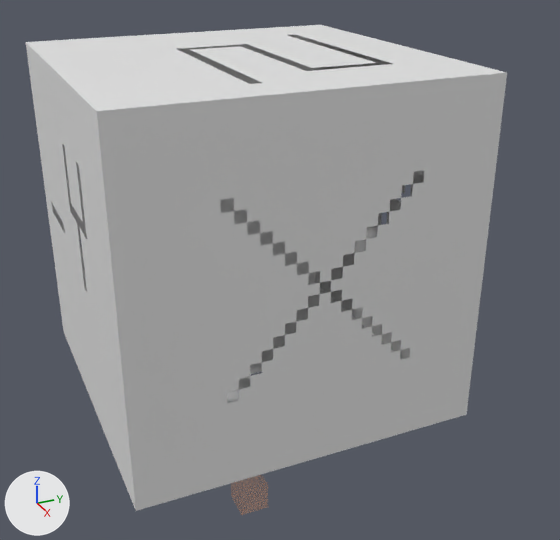
Two versions of the OBJ model scene/exported_scene.obj, one commit apart.
One viewpoint serves both versions: a camera (50 mm lens) standing at (608.0, -238.0, 254.0) and looking at (-26.0, 47.0, -62.0). The axes (+X, +Y, +Z) are drawn at lower left. The lights are the same throughout. Where no turn or scale is listed for an object, it has been applied to the vertices.

The first picture shows 'Cube', 'smallCube'.
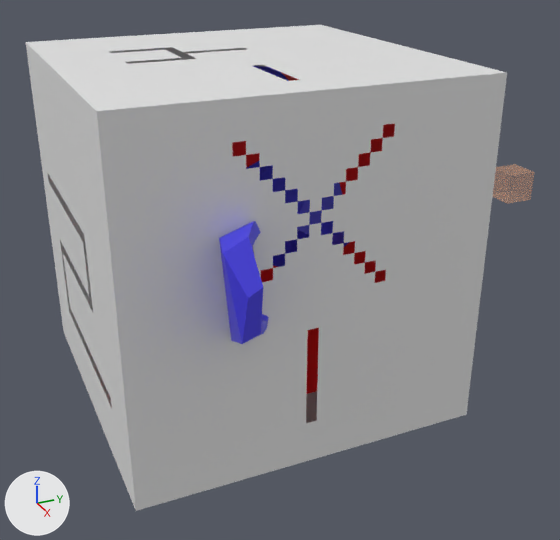
The change, as a list of edits to the scene's bpy script:
```text
Add mat_monke:
    mat_monke = principled_material('Monke')
    mat_monke.base_color = (0.0547, 0.0413, 0.8)  # blue #4239e7
Add mat_red:
    mat_red = principled_material('Red')
    mat_red.base_color = (1.0, 0.0, 0.0)  # red #ff0000
Change me_cube:
    where me_cube.from_pydata(...)  # 6146 vertices, 5894 faces; spans x -150.0..150.0, y -150.0..150.0, z -150.0..150.0
    used by ob_cube; location = (0.0, 0.0, 0.0)
    me_cube part 1: the whole mesh is multiplied about its middle by the matrix ((-1.0, 0.0, 0.0), (0.0, 0.0, -1.0), (0.0, -1.0, 0.0))
Change me_smallcube:
    where me_smallcube.from_pydata(...)  # 8 vertices, 6 faces; spans x -15.0..15.0, y -15.0..15.0, z -315.0..-285.0
    used by ob_smallcube; location = (0.0, 0.0, 0.0)
    me_smallcube part 2: the whole mesh is multiplied about the mesh origin by the matrix ((-1.0, 0.0, 0.0), (0.0, 0.0, -1.0), (0.0, -1.0, 0.0))
Add me_suzanne:
    me_suzanne.from_pydata(...)  # 505 vertices, 500 faces; spans x -205.0..205.0, y -135.0..127.0, z -140.0..146.0
    me_suzanne.materials.append(mat_monke)  # blue #4239e7
Add me_cube4x:
    me_cube4x.from_pydata(...)  # 26 vertices, 24 faces; spans x -113.0..113.0, y -113.0..113.0, z -113.0..113.0
    me_cube4x.materials.append(mat_red)  # red #ff0000
Add ob_suzanne:
    ob_suzanne = bpy.data.objects.new('Suzanne', me_suzanne)
    ob_suzanne.location = (0.0, 0.0, 0.0)
Add ob_cube4x:
    ob_cube4x = bpy.data.objects.new('Cube4x', me_cube4x)
    ob_cube4x.location = (0.0, 0.0, 0.0)
```

What differs and where, as boxes (x1, y1, x2, y2) in the pictures (560 x 540 px; the box of a moved part takes in the faces that stretch with it):
'Suzanne', added (blue): after (219, 66, 350, 344)
'smallCube', reshaped: before (231, 475, 268, 515); after (493, 164, 534, 204)
'Cube4x', added (red): after (232, 72, 395, 394)
part 1 of me_cube, moved or reshaped: (45, 31, 496, 484) in both
